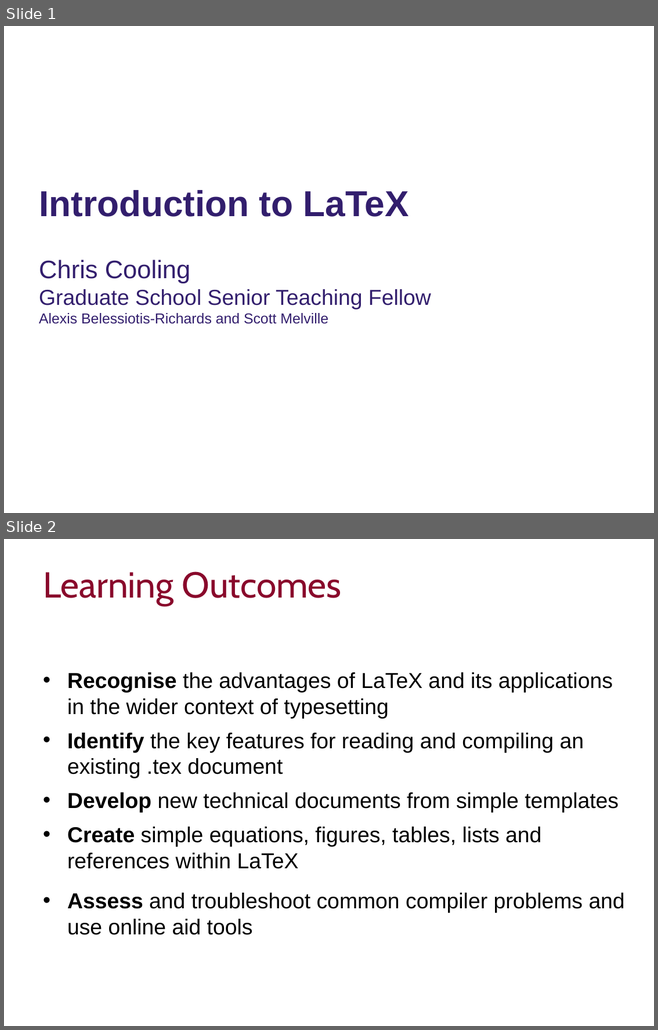
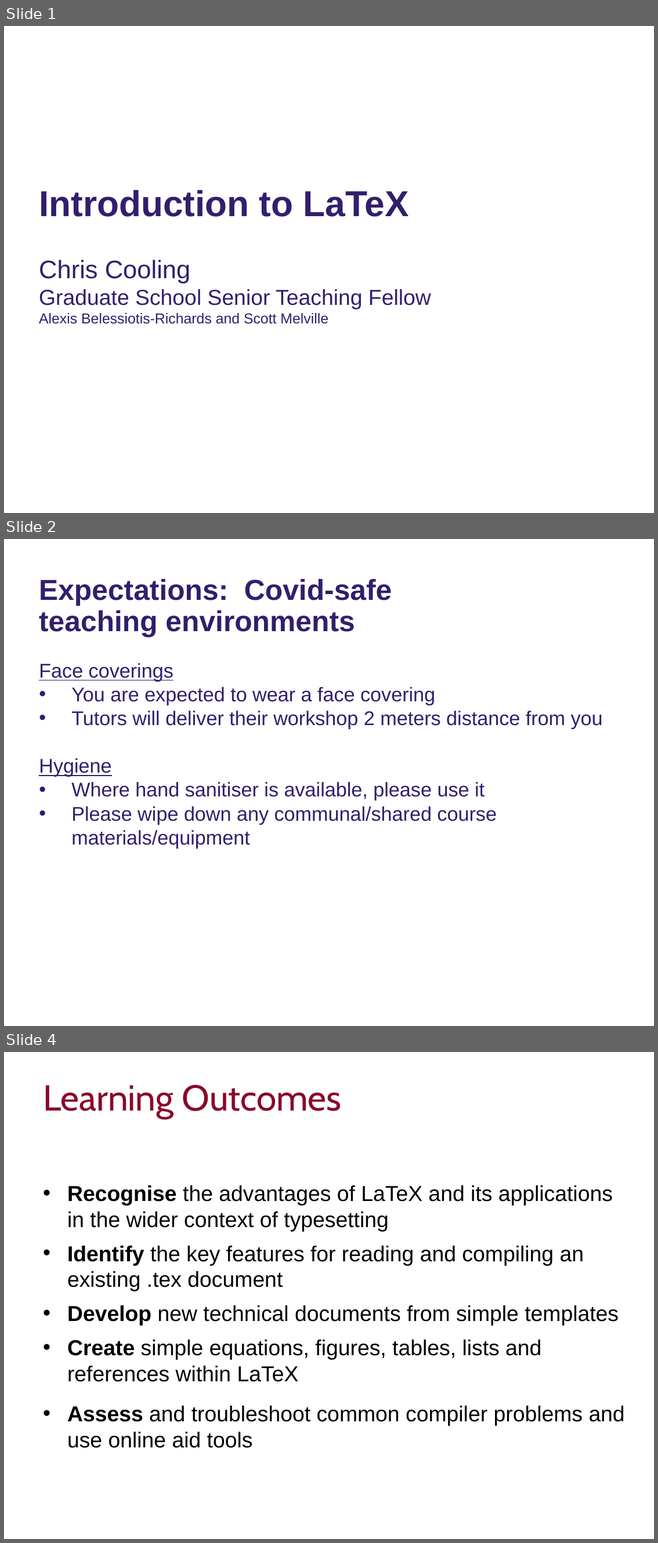
Before and after one commit to ImperialCollegeLondon/RCDS-introduction-to-latex, a slide deck: Intro to Latex Slides.pptx. Shown one above the other, each under a label of ours: slides 1 and 2 before the commit, slides 1, 2 and 4 after it; the slides between them are not shown. The pictures are 658x1030 and 658x1543 pixels, drawn with LibreOffice and Linux fonts; fonts in the diff are those of the drawing; background and template pictures are left out. Boxes give left, top, right and bottom in pixels: in the first picture for what was removed or moved away, otherwise in the second. Text is boxed around its words. In the diff, an @@ line names an element or a change of style, - is before the commit and + after.

Commit message:
Added Covid slides

```diff
--- a/Intro to Latex Slides.pptx
+++ b/Intro to Latex Slides.pptx
@@ slide 2 added at bbox=[4, 539, 654, 1026], background #FFFFFF @@
@@ text added at bbox=[39, 579, 391, 637], 32 pt, text #321E6D, bold @@
+Expectations: Covid-safe teaching environments
@@ subtitle added at bbox=[39, 663, 603, 848], 22 pt, text #321E6D @@
+Face coverings
+• You are expected to wear a face covering
+• Tutors will deliver their workshop 2 meters distance from you
+Hygiene
+• Where hand sanitiser is available, please use it
+• Please wipe down any communal/shared course materials/equipment
@@ what was slide 2 is now slide 4 @@
```
Also in this commit, not shown: 1 other slide added.
